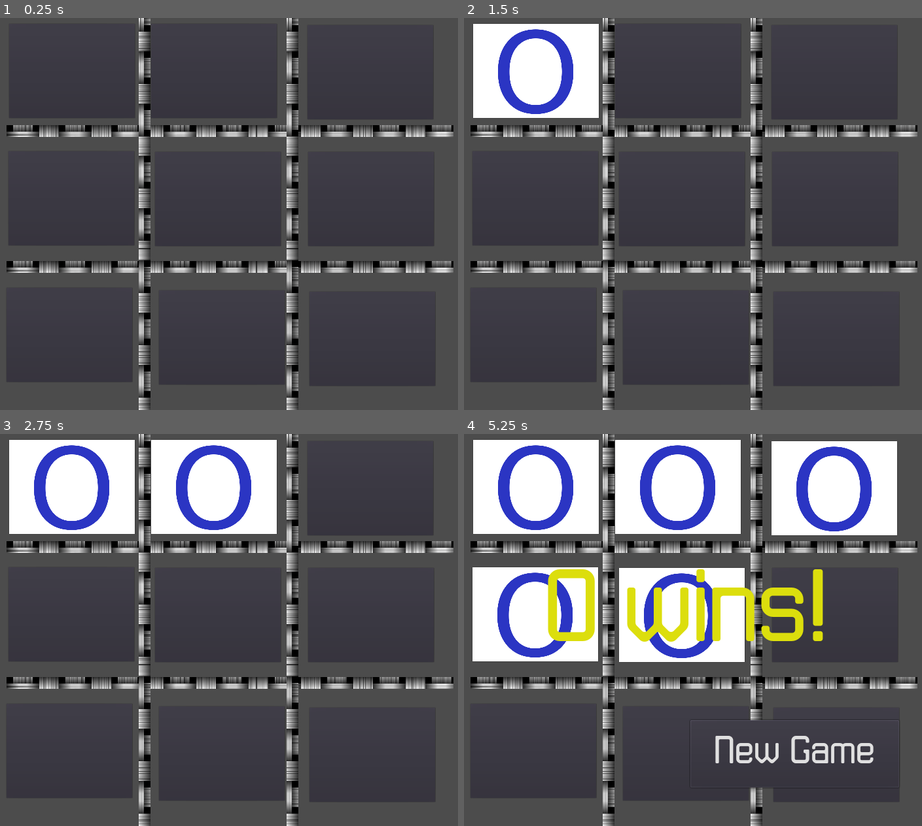
Above: before the commit, frames 1-4 (two rows, left to right).
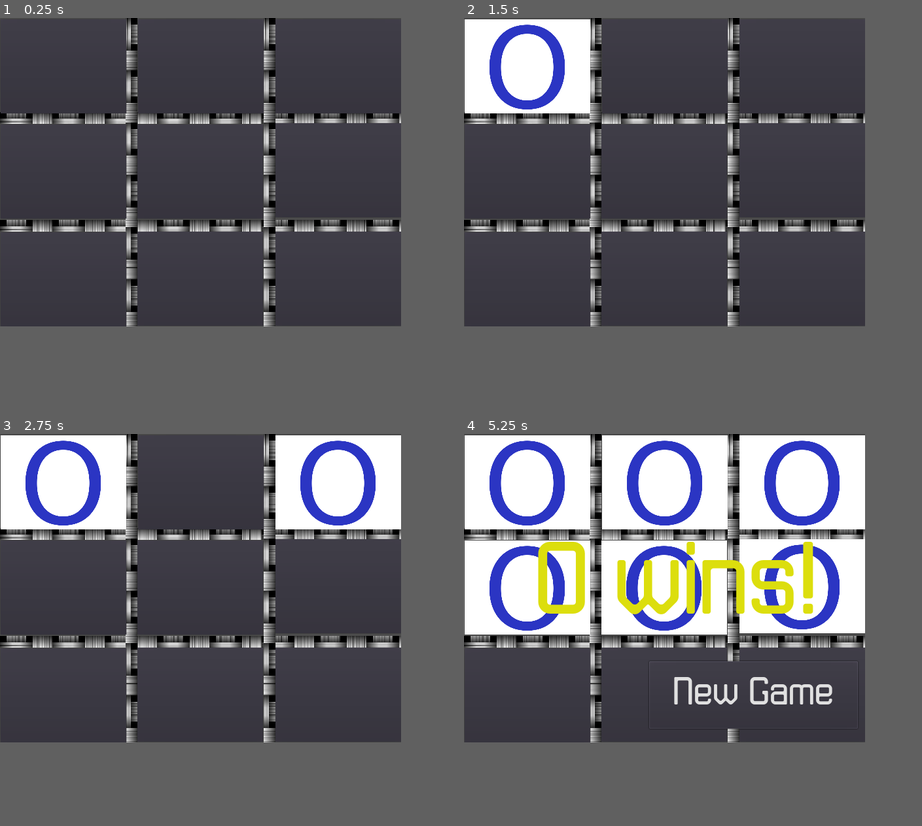
Above: after the commit, the same moments.

Repository: richardeigenmann/Godot-TicTacToe
Game: Godot game, scene res://Board.tscn
Two runs of this game, one before a commit and one after it. Both use one fixed random seed, a clock stepped at 60 frames per second and the inputs below.
Inputs (mouse positions are in pixels of both pictures, inside the frame that each line leads up to; where the layout moved, square brackets give the same spot in the first picture):
- Up to frame 1 (0.25 s): no input
- Up to frame 2 (1.5 s): click (537, 72) at 0.52 s; click (537, 80) at 1.27 s
- Up to frame 3 (2.75 s): click (384, 496) [215, 488] at 2 s
- Up to frame 4 (5.25 s): click (693, 496) at 2.77 s; click (537, 630) [834, 488] at 3.5 s; click (693, 630) [537, 614] at 4.25 s; click (848, 626) [683, 614] at 5 s
In our replay, the window is 700x600 before the commit and 613x472 after it. These sizes can differ from the game's own. Grey fills any space a smaller window leaves; there, only what the larger window draws over its background counts as a difference.

The runs differ from the first frame. In frame 1, 14% of the frame differs, in the area x 0-99%, y 0-100%; in frame 2, 17%; in frame 3, 29%; in frame 4, 42%.

Commit message:
Add Readme. Clean up visuals. Fix dependencies in Node

Diff:
--- a/Board.gd
+++ b/Board.gd
@@ -1,14 +1,12 @@
 extends Node
 
-# class member variables go here, for example:
-# var a = 2
-# var b = "textvar"
 var gameWon = false;
 
+var humanPlayersTurn = true;
+
+
 func _ready():
-	$WinnerLabel.visible = false
-	$NewGameButton.visible = false
-	pass
+	newGame()
 
 func _process(delta):
 	gameWon = gameWon()
@@ -24,6 +22,11 @@
 		$NewGameButton.visible = true
 
 
+func newGame():
+	$NewGameButton.visible = false
+	$WinnerLabel.visible = false
+	for tile in get_tree().get_nodes_in_group("Tiles") :
+		tile.setState(0)
 
 # Somewhat inelegant way to test if the game is won but it works....
 func xWins():
@@ -61,7 +64,4 @@
 
 
 func _on_NewGameButton_pressed():
-	$NewGameButton.visible = false
-	$WinnerLabel.visible = false
-	for tile in get_tree().get_nodes_in_group("Tiles") :
-		tile.setState(0)
+	newGame()
--- a/Board.tscn
+++ b/Board.tscn
@@ -3,7 +3,7 @@
 [ext_resource path="res://Board.gd" type="Script" id=1]
 [ext_resource path="res://assets/bar.png" type="Texture" id=2]
 [ext_resource path="res://assets/bar-vert.png" type="Texture" id=3]
-[ext_resource path="res://Button.tscn" type="PackedScene" id=4]
+[ext_resource path="res://TileButton.tscn" type="PackedScene" id=4]
 [ext_resource path="res://Font.tres" type="DynamicFont" id=5]
 [ext_resource path="res://NewGameFont.tres" type="DynamicFont" id=6]
 
@@ -11,16 +11,15 @@
 
 script = ExtResource( 1 )
 
-[node name="TextureRect" type="TextureRect" parent="." index="0"]
-
-anchor_left = 0.0
-anchor_top = 0.0
-anchor_right = 0.0
-anchor_bottom = 0.0
-margin_left = 10.0
-margin_top = 164.0
-margin_right = 693.0
-margin_bottom = 183.0
+[node name="TextureRect1" type="TextureRect" parent="." index="0"]
+
+anchor_left = 0.0
+anchor_top = 0.0
+anchor_right = 0.0
+anchor_bottom = 0.0
+margin_top = 144.0
+margin_right = 683.0
+margin_bottom = 163.0
 rect_pivot_offset = Vector2( 0, 0 )
 mouse_filter = 1
 mouse_default_cursor_shape = 0
@@ -36,10 +35,9 @@
 anchor_top = 0.0
 anchor_right = 0.0
 anchor_bottom = 0.0
-margin_left = 10.0
-margin_top = 372.0
-margin_right = 693.0
-margin_bottom = 391.0
+margin_top = 309.0
+margin_right = 683.0
+margin_bottom = 328.0
 rect_pivot_offset = Vector2( 0, 0 )
 mouse_filter = 1
 mouse_default_cursor_shape = 0
@@ -55,10 +53,9 @@
 anchor_top = 0.0
 anchor_right = 0.0
 anchor_bottom = 0.0
-margin_left = 212.0
-margin_top = -29.0
-margin_right = 230.0
-margin_bottom = 654.0
+margin_left = 192.0
+margin_right = 210.0
+margin_bottom = 683.0
 rect_pivot_offset = Vector2( 0, 0 )
 mouse_filter = 1
 mouse_default_cursor_shape = 0
@@ -74,10 +71,9 @@
 anchor_top = 0.0
 anchor_right = 0.0
 anchor_bottom = 0.0
-margin_left = 438.0
-margin_top = -29.0
-margin_right = 456.0
-margin_bottom = 654.0
+margin_left = 403.0
+margin_right = 421.0
+margin_bottom = 683.0
 rect_pivot_offset = Vector2( 0, 0 )
 mouse_filter = 1
 mouse_default_cursor_shape = 0
@@ -87,98 +83,99 @@
 stretch_mode = 0
 _sections_unfolded = [ "Anchor", "Focus", "Grow Direction", "Hint", "Margin", "Mouse", "Size Flags", "Theme" ]
 
-[node name="Button" parent="TextureRect4" index="0" groups=[
-"Tiles",
-] instance=ExtResource( 4 )]
-
-margin_left = -424.0
-margin_top = 38.0
-margin_right = 217.0
-margin_bottom = 518.0
+[node name="Button0" parent="." index="4" groups=[
+"Tiles",
+] instance=ExtResource( 4 )]
+
+margin_left = 1.0
+margin_top = 2.0
+margin_right = 642.0
+margin_bottom = 482.0
 _sections_unfolded = [ "Anchor", "Grow Direction", "Hint", "Margin", "Material", "Pause", "Rect", "Visibility", "custom_constants" ]
 
-[node name="Button2" parent="TextureRect4" index="1" groups=[
-"Tiles",
-] instance=ExtResource( 4 )]
-
-margin_left = -207.0
-margin_top = 38.0
-margin_right = 434.0
-margin_bottom = 518.0
-
-[node name="Button3" parent="TextureRect4" index="2" groups=[
-"Tiles",
-] instance=ExtResource( 4 )]
-
-margin_left = 32.0
-margin_top = 40.0
-margin_right = 673.0
-margin_bottom = 520.0
-
-[node name="Button4" parent="TextureRect4" index="3" groups=[
-"Tiles",
-] instance=ExtResource( 4 )]
-
-margin_left = -425.0
-margin_top = 233.0
-margin_right = 216.0
-margin_bottom = 713.0
-
-[node name="Button5" parent="TextureRect4" index="4" groups=[
-"Tiles",
-] instance=ExtResource( 4 )]
-
-margin_left = -201.0
-margin_top = 234.0
-margin_right = 440.0
-margin_bottom = 714.0
-
-[node name="Button6" parent="TextureRect4" index="5" groups=[
-"Tiles",
-] instance=ExtResource( 4 )]
-
-margin_left = 33.0
-margin_top = 234.0
-margin_right = 674.0
-margin_bottom = 714.0
-
-[node name="Button7" parent="TextureRect4" index="6" groups=[
-"Tiles",
-] instance=ExtResource( 4 )]
-
-margin_left = -428.0
-margin_top = 442.0
-margin_right = 213.0
-margin_bottom = 922.0
-
-[node name="Button8" parent="TextureRect4" index="7" groups=[
-"Tiles",
-] instance=ExtResource( 4 )]
-
-margin_left = -195.0
-margin_top = 446.0
-margin_right = 446.0
-margin_bottom = 926.0
-
-[node name="Button9" parent="TextureRect4" index="8" groups=[
-"Tiles",
-] instance=ExtResource( 4 )]
-
-margin_left = 35.0
-margin_top = 448.0
-margin_right = 676.0
-margin_bottom = 928.0
-
-[node name="WinnerLabel" type="Label" parent="." index="4"]
-
-anchor_left = 0.0
-anchor_top = 0.0
-anchor_right = 0.0
-anchor_bottom = 0.0
-margin_left = 103.0
-margin_top = 199.0
-margin_right = 579.0
-margin_bottom = 371.0
+[node name="Button1" parent="." index="5" groups=[
+"Tiles",
+] instance=ExtResource( 4 )]
+
+margin_left = 211.0
+margin_top = 2.0
+margin_right = 852.0
+margin_bottom = 482.0
+
+[node name="Button2" parent="." index="6" groups=[
+"Tiles",
+] instance=ExtResource( 4 )]
+
+margin_left = 421.0
+margin_top = 2.0
+margin_right = 1062.0
+margin_bottom = 482.0
+
+[node name="Button3" parent="." index="7" groups=[
+"Tiles",
+] instance=ExtResource( 4 )]
+
+margin_left = 1.0
+margin_top = 163.0
+margin_right = 642.0
+margin_bottom = 643.0
+
+[node name="Button4" parent="." index="8" groups=[
+"Tiles",
+] instance=ExtResource( 4 )]
+
+margin_left = 210.0
+margin_top = 163.0
+margin_right = 851.0
+margin_bottom = 643.0
+
+[node name="Button5" parent="." index="9" groups=[
+"Tiles",
+] instance=ExtResource( 4 )]
+
+margin_left = 421.0
+margin_top = 161.0
+margin_right = 1062.0
+margin_bottom = 641.0
+
+[node name="Button6" parent="." index="10" groups=[
+"Tiles",
+] instance=ExtResource( 4 )]
+
+margin_left = 1.0
+margin_top = 328.0
+margin_right = 642.0
+margin_bottom = 808.0
+
+[node name="Button7" parent="." index="11" groups=[
+"Tiles",
+] instance=ExtResource( 4 )]
+
+margin_left = 210.0
+margin_top = 327.0
+margin_right = 851.0
+margin_bottom = 807.0
+
+[node name="Button8" parent="." index="12" groups=[
+"Tiles",
+] instance=ExtResource( 4 )]
+
+margin_left = 421.0
+margin_top = 327.0
+margin_right = 1062.0
+margin_bottom = 807.0
+
+[node name="WinnerLabel" type="Label" parent="." index="13"]
+
+visible = false
+anchor_left = 0.0
+anchor_top = 0.0
+anchor_right = 0.0
+anchor_bottom = 0.0
+margin_left = 88.0
+margin_top = 157.0
+margin_right = 564.0
+margin_bottom = 329.0
 rect_pivot_offset = Vector2( 0, 0 )
 mouse_filter = 2
 mouse_default_cursor_shape = 0
@@ -193,16 +190,17 @@
 max_lines_visible = -1
 _sections_unfolded = [ "custom_fonts" ]
 
-[node name="NewGameButton" type="Button" parent="." index="5"]
-
-anchor_left = 0.0
-anchor_top = 0.0
-anchor_right = 0.0
-anchor_bottom = 0.0
-margin_left = 346.0
-margin_top = 438.0
-margin_right = 665.0
-margin_bottom = 541.0
+[node name="NewGameButton" type="Button" parent="." index="14"]
+
+visible = false
+anchor_left = 0.0
+anchor_top = 0.0
+anchor_right = 0.0
+anchor_bottom = 0.0
+margin_left = 283.0
+margin_top = 348.0
+margin_right = 602.0
+margin_bottom = 451.0
 rect_pivot_offset = Vector2( 0, 0 )
 focus_mode = 2
 mouse_filter = 0
--- a/Button.gd
+++ b/Button.gd
@@ -1,9 +1,4 @@
 extends Button
-
-# class member variables go here, for example:
-# var a = 2
-# var b = "textvar"
-var IndexNumber
 
 var state = 0;
 var playerState = 2;
--- a/project.godot
+++ b/project.godot
@@ -16,7 +16,8 @@
 
 [display]
 
-window/size/width=700
+window/size/width=613
+window/size/height=472
 window/dpi/allow_hidpi=true
 window/energy_saving/keep_screen_on=false
 window/stretch/mode="2d"
Renamed: Button.tscn -> TileButton.tscn
Not shown, added: Readme.md
